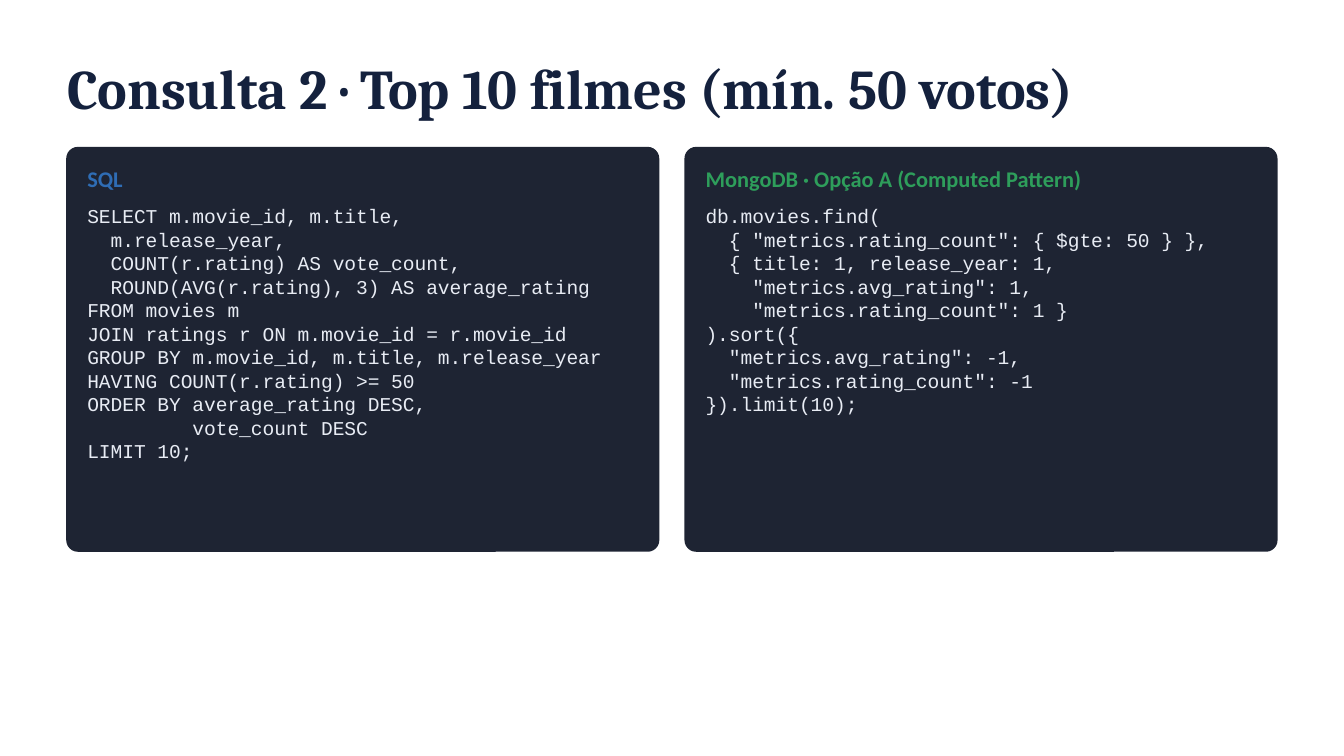
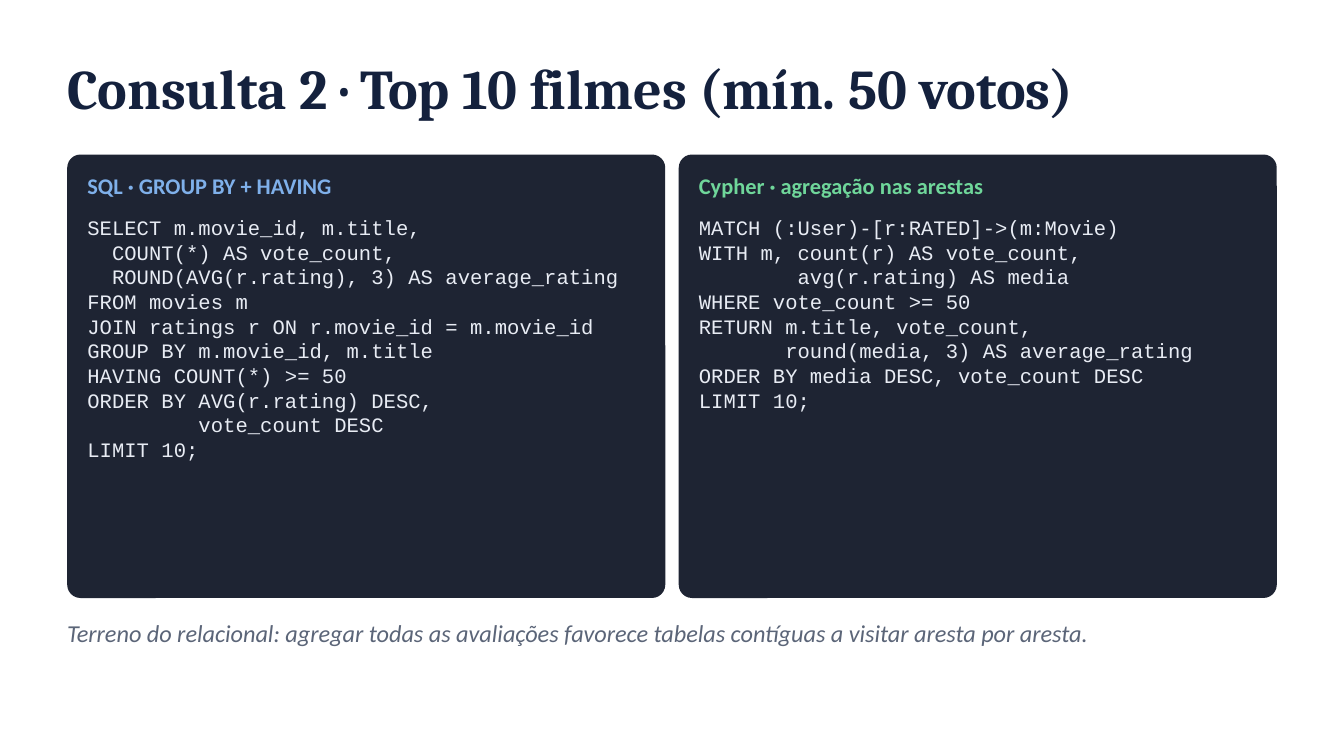
Before and after one commit to FineiasAntonio/BancoDeDados, a slide deck: slide 9 of docs/apresentacao.pptx. Drawn at 1344x756 pixels with LibreOffice and Linux fonts; fonts in the diff are those of the drawing. Boxes give left, top, right and bottom in pixels: in the first picture for what was removed or moved away, otherwise in the second. Text is boxed around its words. In the diff, an @@ line names an element or a change of style, - is before the commit and + after.

```diff
--- a/docs/apresentacao.pptx
+++ b/docs/apresentacao.pptx
@@ rounded rectangle: place and size @@
-rounded rectangle at box(67, 148, 659, 551)
+rounded rectangle at box(67, 155, 665, 598)
@@ rounded rectangle at box(67, 155, 665, 598): outline #1E2433 1 pt to none; proportions changed @@
@@ text at box(87, 179, 332, 197): text changed; text colour #2F6DB5 to #7FB0EA @@
-SQL
+SQL · GROUP BY + HAVING
@@ rounded rectangle at box(679, 155, 1277, 598): outline #1E2433 1 pt to none; proportions changed @@
@@ rounded rectangle: place and size @@
-rounded rectangle at box(685, 148, 1277, 551)
+rounded rectangle at box(679, 155, 1277, 598)
@@ text added at box(699, 178, 983, 198), 12 pt, text #6FD69A, bold @@
+Cypher · agregação nas arestas
@@ text removed at box(706, 170, 1081, 191) @@
-MongoDB · Opção A (Computed Pattern)
@@ text at box(87, 220, 618, 461): size 10.5 to 11 pt in "SELECT m.movie_id, m.title,", "ROUND(AVG(r.rating), 3) AS average_rating", "FROM movies m", "vote_count DESC" and 1 more places @@
@@ text "SELECT m.movie_id, m.title,": place and size @@
-text "SELECT m.movie_id, m.title," at box(87, 210, 602, 462)
+text "SELECT m.movie_id, m.title," at box(87, 220, 618, 461)
@@ text added at box(699, 220, 1193, 412), 11 pt, text #E8ECF4 @@
+MATCH (:User)-[r:RATED]->(m:Movie)
+WITH m, count(r) AS vote_count,
+avg(r.rating) AS media
+WHERE vote_count >= 50
+RETURN m.title, vote_count,
+round(media, 3) AS average_rating
+ORDER BY media DESC, vote_count DESC
+LIMIT 10;
@@ text removed at box(706, 210, 1149, 415) @@
-db.movies.find(
-{ "metrics.rating_count": { $gte: 50 } },
-{ title: 1, release_year: 1,
-"metrics.avg_rating": 1,
-"metrics.rating_count": 1 }
-).sort({
-"metrics.avg_rating": -1,
-"metrics.rating_count": -1
-}).limit(10);
@@ text at box(112, 245, 396, 265): text changed; size 10.5 to 11 pt @@
-m.release_year,
-COUNT(r.rating) AS vote_count,
+COUNT(*) AS vote_count,
@@ text at box(87, 319, 593, 413): text changed; size 10.5 to 11 pt @@
-JOIN ratings r ON m.movie_id = r.movie_id
-GROUP BY m.movie_id, m.title, m.release_year
-HAVING COUNT(r.rating) >= 50
-ORDER BY average_rating DESC,
+JOIN ratings r ON r.movie_id = m.movie_id
+GROUP BY m.movie_id, m.title
+HAVING COUNT(*) >= 50
+ORDER BY AVG(r.rating) DESC,
@@ text added at box(67, 625, 1088, 646), 13 pt, text #5B6578, italic @@
+Terreno do relacional: agregar todas as avaliações favorece tabelas contíguas a visitar aresta por aresta.
```
Also in this commit, not shown: 4 other slides changed, 8 slides added, 5 slides removed.
